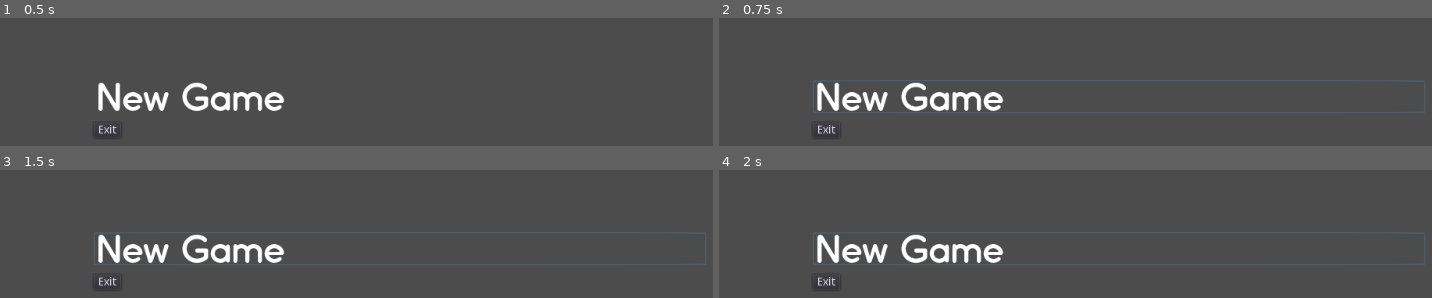
Above: before the commit, frames 1-4 (two rows, left to right).
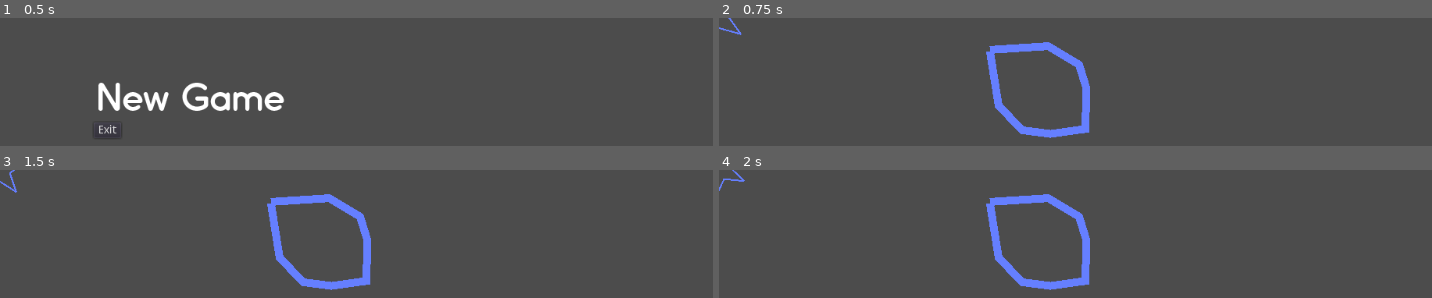
Above: after the commit, the same moments.

Repository: thinkyfish/MasterBlaster-Godot
Game: Godot game, scene res://menu.tscn
Two runs of this game, one before a commit and one after it. Both use one fixed random seed, a clock stepped at 60 frames per second and the inputs below.
Inputs (mouse positions are in pixels of both pictures, inside the frame that each line leads up to):
- Up to frame 1 (0.5 s): no input
- Up to frame 2 (0.75 s): click (1118, 97) at 0.5 s
- Up to frame 3 (1.5 s): tap Enter at 1.25 s; hold Right (ui_right) from 1.28 s (still down)
- Up to frame 4 (2 s): keep holding Right (ui_right)

Frame 1 is identical in both runs. In frame 2, 6.7% of the frame differs, in the area x 0-100%, y 0-94%; in frame 3, 6.7%; in frame 4, 6.7%.

Commit message:
added ship movement demo

Diff:
--- /dev/null
+++ b/KinematicBody2D.gd
@@ -0,0 +1,24 @@
+extends KinematicBody2D
+
+export (int) var speed = 200
+export (float) var rotation_speed = 1.5
+
+var velocity = Vector2()
+var rotation_dir = 0
+
+func get_input():
+    rotation_dir = 0
+    velocity = Vector2()
+    if Input.is_action_pressed('ui_right'):
+        rotation_dir += 1
+    if Input.is_action_pressed('ui_left'):
+        rotation_dir -= 1
+    if Input.is_action_pressed('ui_down'):
+        velocity = Vector2(-speed, 0).rotated(rotation)
+    if Input.is_action_pressed('ui_up'):
+        velocity = Vector2(speed, 0).rotated(rotation)
+
+func _physics_process(delta):
+    get_input()
+    rotation += rotation_dir * rotation_speed * delta
+    move_and_slide(velocity)
--- /dev/null
+++ b/Ship.gd
@@ -0,0 +1,13 @@
+extends Line2D
+
+# Declare member variables here. Examples:
+# var a = 2
+# var b = "text"
+
+# Called when the node enters the scene tree for the first time.
+func _ready():
+	pass # Replace with function body.
+
+# Called every frame. 'delta' is the elapsed time since the previous frame.
+#func _process(delta):
+#	pass
--- /dev/null
+++ b/game.gd
@@ -0,0 +1,13 @@
+extends Node2D
+
+# Declare member variables here. Examples:
+# var a = 2
+# var b = "text"
+
+# Called when the node enters the scene tree for the first time.
+func _ready():
+	pass # Replace with function body.
+
+# Called every frame. 'delta' is the elapsed time since the previous frame.
+func _process(delta):
+	pass
--- a/game.tscn
+++ b/game.tscn
@@ -1,3 +1,37 @@
-[gd_scene format=2]
+[gd_scene load_steps=3 format=2]
+
+[ext_resource path="res://game.gd" type="Script" id=1]
+[ext_resource path="res://KinematicBody2D.gd" type="Script" id=2]
 
 [node name="Node2D" type="Node2D"]
+script = ExtResource( 1 )
+
+[node name="Asteroid" type="Line2D" parent="."]
+points = PoolVector2Array( 346.765, 42.4619, 357.864, 112.159, 387.989, 143.84, 424.455, 148.592, 468.85, 142.256, 470.444, 90.7327, 460.922, 59.8863, 421.284, 36.1258, 346.765, 40.8779 )
+width = 10.0
+default_color = Color( 0.4, 0.5, 1, 1 )
+texture_mode = 17
+sharp_limit = 2.0
+round_precision = 8
+_sections_unfolded = [ "points" ]
+
+[node name="KinematicShip" type="KinematicBody2D" parent="."]
+input_pickable = false
+collision_layer = 1
+collision_mask = 1
+collision/safe_margin = 0.08
+motion/sync_to_physics = false
+script = ExtResource( 2 )
+_sections_unfolded = [ "Script" ]
+speed = 200
+rotation_speed = 1.5
+
+[node name="Ship" type="Line2D" parent="KinematicShip"]
+scale = Vector2( 1, 1 )
+points = PoolVector2Array( -46.2672, -0.100487, 28.0753, 20.8022, 13.3377, 0.130875, 28.2678, -20.7077, -44.6814, -0.100487 )
+width = 2.03
+default_color = Color( 0.4, 0.5, 1, 1 )
+texture_mode = 17
+sharp_limit = 2.0
+round_precision = 6
+_sections_unfolded = [ "Border", "Capping", "Fill", "Transform", "points" ]
--- /dev/null
+++ b/menu.gd
@@ -0,0 +1,20 @@
+extends Control
+
+# Declare member variables here. Examples:
+# var a = 2
+# var b = "text"
+
+# Called when the node enters the scene tree for the first time.
+func _ready():
+	pass # Replace with function body.
+
+# Called every frame. 'delta' is the elapsed time since the previous frame.
+#func _process(delta):
+#	pass
+
+func _on_Button2_button_down():
+	get_tree().quit()
+
+func _on_Button_button_down():
+	get_tree().change_scene("res://game.tscn")
+	pass # Replace with function body.
--- a/menu.tscn
+++ b/menu.tscn
@@ -1,6 +1,7 @@
-[gd_scene load_steps=2 format=2]
+[gd_scene load_steps=3 format=2]
 
-[ext_resource path="res://assets/MainMenu/label_new_game.png" type="Texture" id=1]
+[ext_resource path="res://menu.gd" type="Script" id=1]
+[ext_resource path="res://assets/MainMenu/label_new_game.png" type="Texture" id=2]
 
 [node name="Control" type="Control"]
 anchor_left = 0.0
@@ -13,6 +14,7 @@
 mouse_default_cursor_shape = 0
 size_flags_horizontal = 1
 size_flags_vertical = 1
+script = ExtResource( 1 )
 
 [node name="MainMenu" type="MarginContainer" parent="."]
 anchor_left = 0.0
@@ -95,3 +97,6 @@
 flat = false
 align = 1
 _sections_unfolded = [ "Anchor", "Grow Direction", "Margin", "Rect", "Size Flags", "Theme", "custom_constants", "custom_fonts" ]
+
+[connection signal="button_down" from="MainMenu/VSplitContainer/Button" to="." method="_on_Button_button_down"]
+[connection signal="button_down" from="MainMenu/VSplitContainer/Button2" to="." method="_on_Button2_button_down"]
Not shown: 1 places in menu.tscn that only renumber resources
